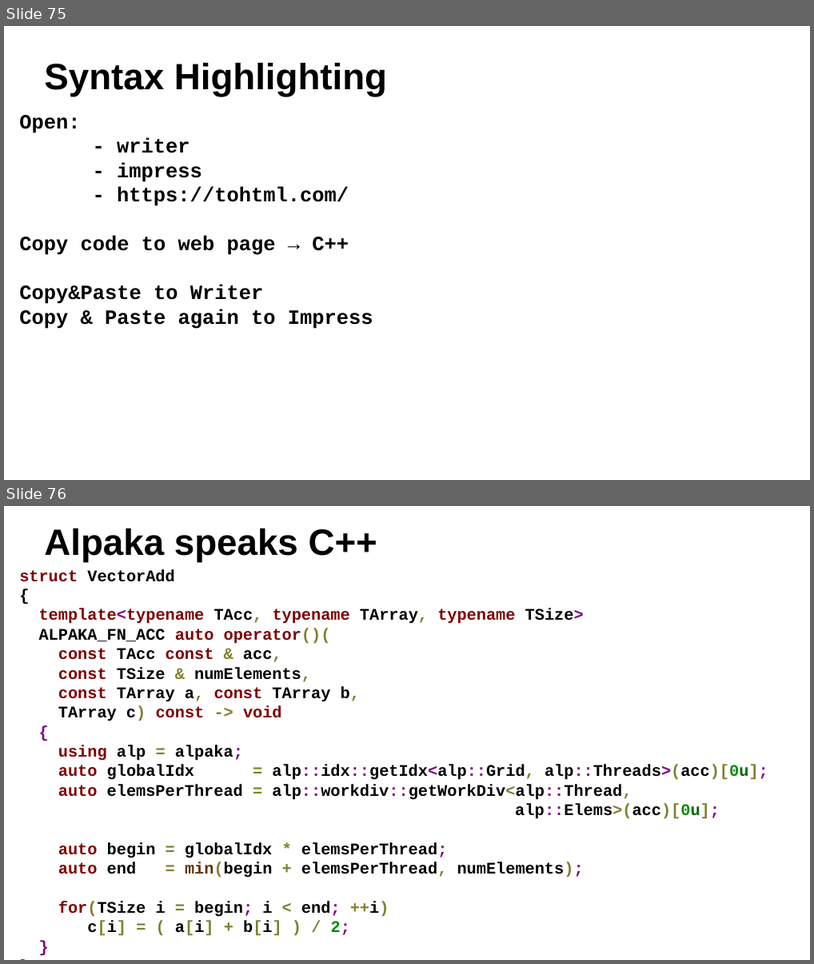
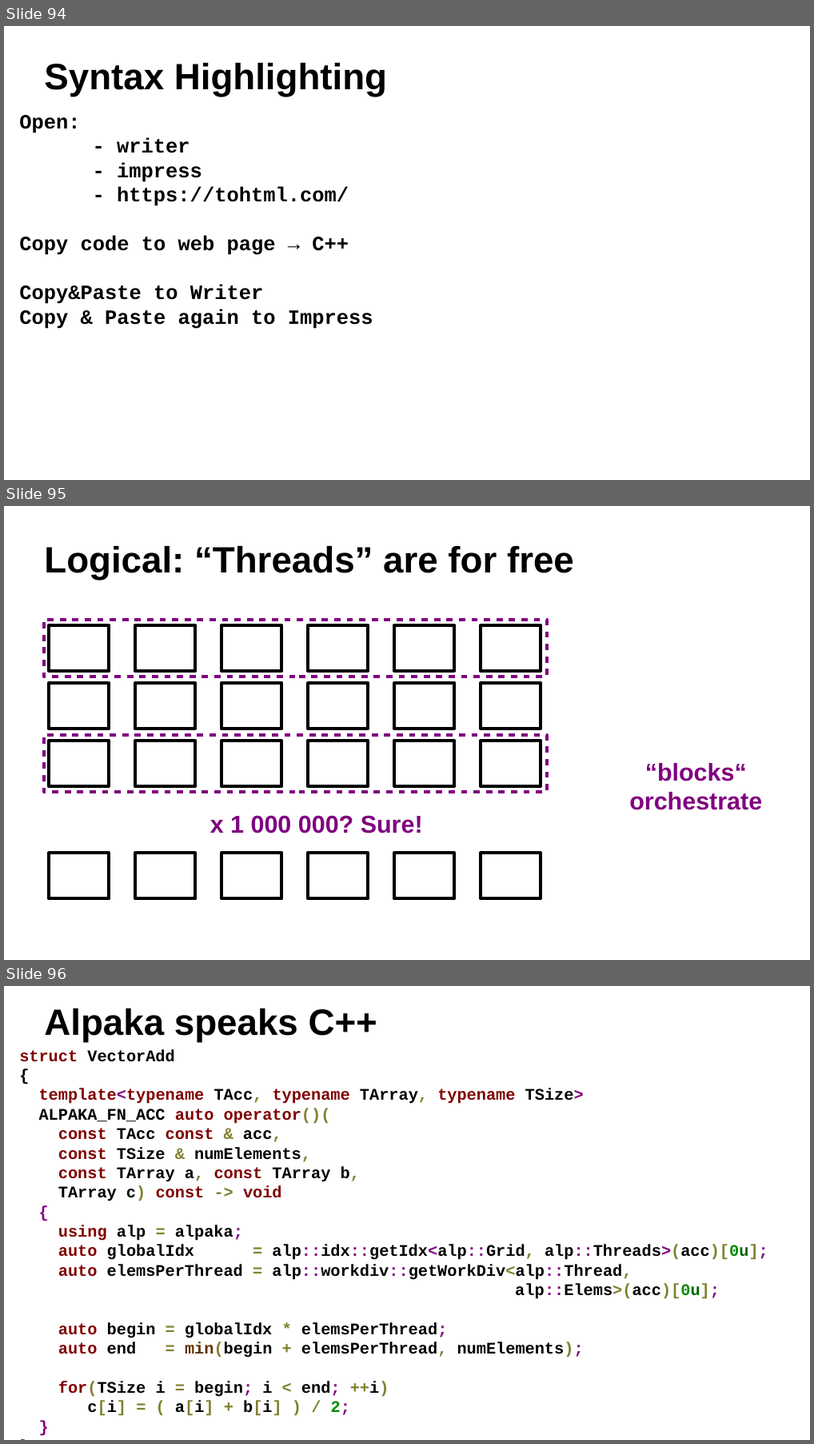
Before and after one commit to ax3l/datenspuren_2016, a slide deck: Slides.odp. Shown one above the other, each under a label of ours: slides 75 and 76 before the commit, slides 94, 95 and 96 after it. The pictures are 814x964 and 814x1444 pixels, drawn with LibreOffice and Linux fonts; fonts in the diff are those of the drawing; background and template pictures are left out. Boxes give left, top, right and bottom in pixels: in the first picture for what was removed or moved away, otherwise in the second. Text is boxed around its words. In the diff, an @@ line names an element or a change of style, - is before the commit and + after.

```diff
--- a/Slides.odp
+++ b/Slides.odp
@@ slide 95 added at (x1=4, y1=506, x2=810, y2=960), background #FFFFFF @@
@@ title added at (x1=44, y1=546, x2=574, y2=580), 36 pt, text #000000, bold @@
+Logical: “Threads” are for free
@@ rectangle added at (x1=43, y1=620, x2=547, y2=676), outline #800080 3.12 pt @@
@@ group added at (x1=49, y1=625, x2=542, y2=728): 12 rectangles @@
@@ rectangle added at (x1=43, y1=735, x2=547, y2=792), outline #800080 3.12 pt @@
@@ group added at (x1=49, y1=741, x2=542, y2=786): 6 rectangles @@
@@ text added at (x1=630, y1=763, x2=762, y2=810), 24 pt, text #800080, bold @@
+“blocks“
+orchestrate
@@ group added at (x1=49, y1=815, x2=542, y2=898): 6 rectangles, 1 text @@
+x 1 000 000? Sure!
@@ what was slide 75 is now slide 94 @@
@@ what was slide 76 is now slide 96 @@
```
Also in this commit, not shown: 7 slides changed, 20 other slides added, 1 slide removed.
